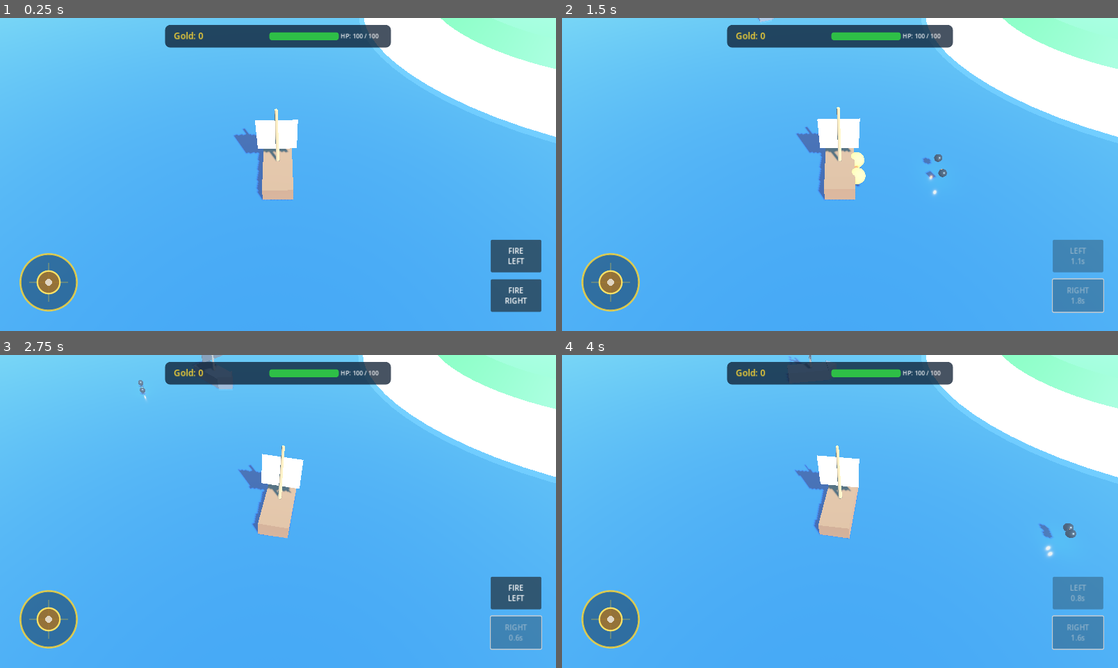
Above: before the commit, frames 1-4 (two rows, left to right).
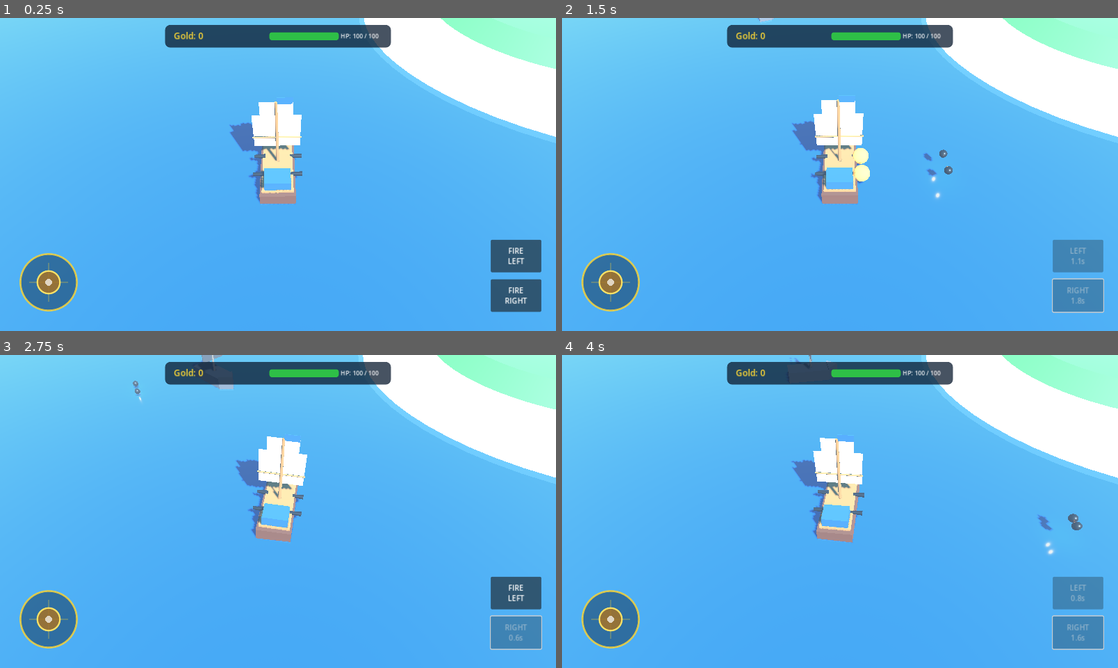
Above: after the commit, the same moments.

Repository: za99405com-ui/Pirate-Seasonline
Game: Godot game, scene res://scenes/world/world.tscn
Same seed, same stepped clock (60 frames per second), same inputs: the game is played once before the commit and once after it.
Inputs (mouse positions are in pixels of both pictures, inside the frame that each line leads up to):
- Up to frame 1 (0.25 s): no input
- Up to frame 2 (1.5 s): click "FIRE LEFT" at 0.5 s; click "FIRE RIGHT" at 1.25 s
- Up to frame 3 (2.75 s): drag from (50, 617) to (333, 442) at 2.02 s
- Up to frame 4 (4 s): click "FIRE LEFT" at 2.75 s; click "FIRE RIGHT" at 3.5 s

The runs differ from the first frame. In frame 1, 2.0% of the frame differs, in the area x 41-55%, y 26-60%; in frame 2, 2.3%; in frame 3, 2.2%; in frame 4, 2.4%, in the area x 40-100%, y 0-65%.

Commit message:
visual: rebuild player ship silhouette and details

Diff:
--- a/godot_game/scenes/player/player_ship.tscn
+++ b/godot_game/scenes/player/player_ship.tscn
@@ -1,81 +1,189 @@
-[gd_scene load_steps=10 format=3 uid="uid://c3playership001"]
+[gd_scene load_steps=18 format=3 uid="uid://c3playership001"]
 
 [ext_resource type="Script" path="res://scripts/player/player_ship.gd" id="1_ship"]
 
-[sub_resource type="BoxShape3D" id="BoxShape3D_hull"]
-size = Vector3(2.6, 2.2, 5.2)
+[sub_resource type="BoxShape3D" id="HullShape"]
+size = Vector3(2.8, 1.6, 6.0)
 
-[sub_resource type="BoxMesh" id="BoxMesh_hull"]
-size = Vector3(2.2, 1.2, 4.8)
+[sub_resource type="BoxMesh" id="HullMesh"]
+size = Vector3(2.55, 1.05, 5.2)
 
-[sub_resource type="StandardMaterial3D" id="StandardMaterial3D_wood"]
-albedo_color = Color(0.48, 0.3, 0.16, 1)
-roughness = 0.65
+[sub_resource type="PrismMesh" id="BowMesh"]
+size = Vector3(2.55, 1.15, 2.0)
 
-[sub_resource type="PrismMesh" id="PrismMesh_bow"]
-size = Vector3(2.2, 1.2, 1.6)
+[sub_resource type="BoxMesh" id="DeckMesh"]
+size = Vector3(2.25, 0.18, 4.8)
 
-[sub_resource type="CylinderMesh" id="CylinderMesh_mast"]
-top_radius = 0.1
-bottom_radius = 0.14
-height = 5.0
+[sub_resource type="BoxMesh" id="CabinMesh"]
+size = Vector3(1.85, 0.85, 1.35)
 
-[sub_resource type="StandardMaterial3D" id="StandardMaterial3D_mast"]
-albedo_color = Color(0.6, 0.45, 0.28, 1)
+[sub_resource type="CylinderMesh" id="MastMesh"]
+top_radius = 0.09
+bottom_radius = 0.13
+height = 5.8
+radial_segments = 10
 
-[sub_resource type="BoxMesh" id="BoxMesh_sail"]
-size = Vector3(2.8, 2.6, 0.1)
+[sub_resource type="CylinderMesh" id="BoomMesh"]
+top_radius = 0.06
+bottom_radius = 0.06
+height = 3.4
+radial_segments = 8
 
-[sub_resource type="StandardMaterial3D" id="StandardMaterial3D_sail"]
-albedo_color = Color(0.96, 0.96, 0.93, 1)
-roughness = 0.8
+[sub_resource type="BoxMesh" id="MainSailMesh"]
+size = Vector3(3.25, 2.8, 0.05)
+
+[sub_resource type="BoxMesh" id="TopSailMesh"]
+size = Vector3(2.15, 1.35, 0.045)
+
+[sub_resource type="BoxMesh" id="FlagMesh"]
+size = Vector3(1.0, 0.48, 0.04)
+
+[sub_resource type="CylinderMesh" id="CannonMesh"]
+top_radius = 0.12
+bottom_radius = 0.18
+height = 0.85
+radial_segments = 10
+
+[sub_resource type="BoxMesh" id="WakeMesh"]
+size = Vector3(0.55, 0.03, 3.4)
+
+[sub_resource type="StandardMaterial3D" id="WoodMat"]
+albedo_color = Color(0.34, 0.16, 0.07, 1)
+roughness = 0.72
+
+[sub_resource type="StandardMaterial3D" id="DeckMat"]
+albedo_color = Color(0.62, 0.39, 0.18, 1)
+roughness = 0.68
+
+[sub_resource type="StandardMaterial3D" id="SailMat"]
+albedo_color = Color(0.96, 0.91, 0.76, 1)
+roughness = 0.82
+
+[sub_resource type="StandardMaterial3D" id="AccentMat"]
+albedo_color = Color(0.10, 0.32, 0.52, 1)
+metallic = 0.08
+roughness = 0.5
+
+[sub_resource type="StandardMaterial3D" id="MetalMat"]
+albedo_color = Color(0.09, 0.11, 0.14, 1)
+metallic = 0.65
+roughness = 0.34
+
+[sub_resource type="StandardMaterial3D" id="WakeMat"]
+albedo_color = Color(0.82, 0.95, 1, 0.45)
+transparency = 1
+shading_mode = 0
 
 [node name="PlayerShip" type="CharacterBody3D"]
 script = ExtResource("1_ship")
-max_speed = 13.5
-acceleration = 3.4
-deceleration = 1.9
-turn_speed = 1.8
+max_speed = 14.5
+acceleration = 4.2
+deceleration = 2.6
+turn_speed = 1.45
 max_health = 100.0
+reload_time = 2.0
 
 [node name="CollisionShape3D" type="CollisionShape3D" parent="."]
-transform = Transform3D(1, 0, 0, 0, 1, 0, 0, 0, 1, 0, 1.1, 0)
-shape = SubResource("BoxShape3D_hull")
+position = Vector3(0, 0.75, 0)
+shape = SubResource("HullShape")
 
 [node name="Visuals" type="Node3D" parent="."]
 
-[node name="HullMesh" type="MeshInstance3D" parent="Visuals"]
-transform = Transform3D(1, 0, 0, 0, 1, 0, 0, 0, 1, 0, 0.6, 0)
-mesh = SubResource("BoxMesh_hull")
-surface_material_override/0 = SubResource("StandardMaterial3D_wood")
+[node name="LowerHull" type="MeshInstance3D" parent="Visuals"]
+position = Vector3(0, 0.42, 0.15)
+mesh = SubResource("HullMesh")
+material_override = SubResource("WoodMat")
 
-[node name="BowMesh" type="MeshInstance3D" parent="Visuals"]
-transform = Transform3D(1, 0, 0, 0, 0, 1, 0, -1, 0, 0, 0.6, -3.0)
-mesh = SubResource("PrismMesh_bow")
-surface_material_override/0 = SubResource("StandardMaterial3D_wood")
+[node name="Bow" type="MeshInstance3D" parent="Visuals"]
+position = Vector3(0, 0.44, -3.1)
+rotation = Vector3(1.5708, 0, 0)
+mesh = SubResource("BowMesh")
+material_override = SubResource("WoodMat")
 
-[node name="MastMesh" type="MeshInstance3D" parent="Visuals"]
-transform = Transform3D(1, 0, 0, 0, 1, 0, 0, 0, 1, 0, 3.5, -0.4)
-mesh = SubResource("CylinderMesh_mast")
-surface_material_override/0 = SubResource("StandardMaterial3D_mast")
+[node name="Deck" type="MeshInstance3D" parent="Visuals"]
+position = Vector3(0, 1.02, 0.05)
+mesh = SubResource("DeckMesh")
+material_override = SubResource("DeckMat")
+
+[node name="Cabin" type="MeshInstance3D" parent="Visuals"]
+position = Vector3(0, 1.46, 1.65)
+mesh = SubResource("CabinMesh")
+material_override = SubResource("AccentMat")
+
+[node name="Mast" type="MeshInstance3D" parent="Visuals"]
+position = Vector3(0, 3.65, -0.45)
+mesh = SubResource("MastMesh")
+material_override = SubResource("DeckMat")
+
+[node name="Boom" type="MeshInstance3D" parent="Visuals"]
+position = Vector3(0, 3.55, -0.45)
+rotation = Vector3(0, 0, 1.5708)
+mesh = SubResource("BoomMesh")
+material_override = SubResource("DeckMat")
 
 [node name="MainSail" type="MeshInstance3D" parent="Visuals"]
-transform = Transform3D(1, 0, 0, 0, 1, 0, 0, 0, 1, 0, 3.8, -0.4)
-mesh = SubResource("BoxMesh_sail")
-surface_material_override/0 = SubResource("StandardMaterial3D_sail")
+position = Vector3(0, 4.05, -0.52)
+mesh = SubResource("MainSailMesh")
+material_override = SubResource("SailMat")
+
+[node name="TopSail" type="MeshInstance3D" parent="Visuals"]
+position = Vector3(0, 5.85, -0.50)
+mesh = SubResource("TopSailMesh")
+material_override = SubResource("SailMat")
+
+[node name="Flag" type="MeshInstance3D" parent="Visuals"]
+position = Vector3(0.55, 6.65, -0.46)
+mesh = SubResource("FlagMesh")
+material_override = SubResource("AccentMat")
+
+[node name="PortCannonVisual1" type="MeshInstance3D" parent="Visuals"]
+position = Vector3(-1.38, 1.08, -0.9)
+rotation = Vector3(0, 0, 1.5708)
+mesh = SubResource("CannonMesh")
+material_override = SubResource("MetalMat")
+
+[node name="PortCannonVisual2" type="MeshInstance3D" parent="Visuals"]
+position = Vector3(-1.38, 1.08, 0.85)
+rotation = Vector3(0, 0, 1.5708)
+mesh = SubResource("CannonMesh")
+material_override = SubResource("MetalMat")
+
+[node name="StarboardCannonVisual1" type="MeshInstance3D" parent="Visuals"]
+position = Vector3(1.38, 1.08, -0.9)
+rotation = Vector3(0, 0, 1.5708)
+mesh = SubResource("CannonMesh")
+material_override = SubResource("MetalMat")
+
+[node name="StarboardCannonVisual2" type="MeshInstance3D" parent="Visuals"]
+position = Vector3(1.38, 1.08, 0.85)
+rotation = Vector3(0, 0, 1.5708)
+mesh = SubResource("CannonMesh")
+material_override = SubResource("MetalMat")
+
+[node name="WakeLeft" type="MeshInstance3D" parent="Visuals"]
+position = Vector3(-0.72, 0.06, 3.75)
+rotation = Vector3(0, 0.18, 0)
+mesh = SubResource("WakeMesh")
+material_override = SubResource("WakeMat")
+
+[node name="WakeRight" type="MeshInstance3D" parent="Visuals"]
+position = Vector3(0.72, 0.06, 3.75)
+rotation = Vector3(0, -0.18, 0)
+mesh = SubResource("WakeMesh")
+material_override = SubResource("WakeMat")
 
 [node name="PortCannons" type="Node3D" parent="Visuals"]
 
 [node name="PortMarker1" type="Marker3D" parent="Visuals/PortCannons"]
-transform = Transform3D(1, 0, 0, 0, 1, 0, 0, 0, 1, -1.3, 0.7, -0.8)
+position = Vector3(-1.62, 1.05, -0.9)
 
 [node name="PortMarker2" type="Marker3D" parent="Visuals/PortCannons"]
-transform = Transform3D(1, 0, 0, 0, 1, 0, 0, 0, 1, -1.3, 0.7, 0.8)
+position = Vector3(-1.62, 1.05, 0.85)
 
 [node name="StarboardCannons" type="Node3D" parent="Visuals"]
 
 [node name="StarboardMarker1" type="Marker3D" parent="Visuals/StarboardCannons"]
-transform = Transform3D(1, 0, 0, 0, 1, 0, 0, 0, 1, 1.3, 0.7, -0.8)
+position = Vector3(1.62, 1.05, -0.9)
 
 [node name="StarboardMarker2" type="Marker3D" parent="Visuals/StarboardCannons"]
-transform = Transform3D(1, 0, 0, 0, 1, 0, 0, 0, 1, 1.3, 0.7, 0.8)
+position = Vector3(1.62, 1.05, 0.85)
